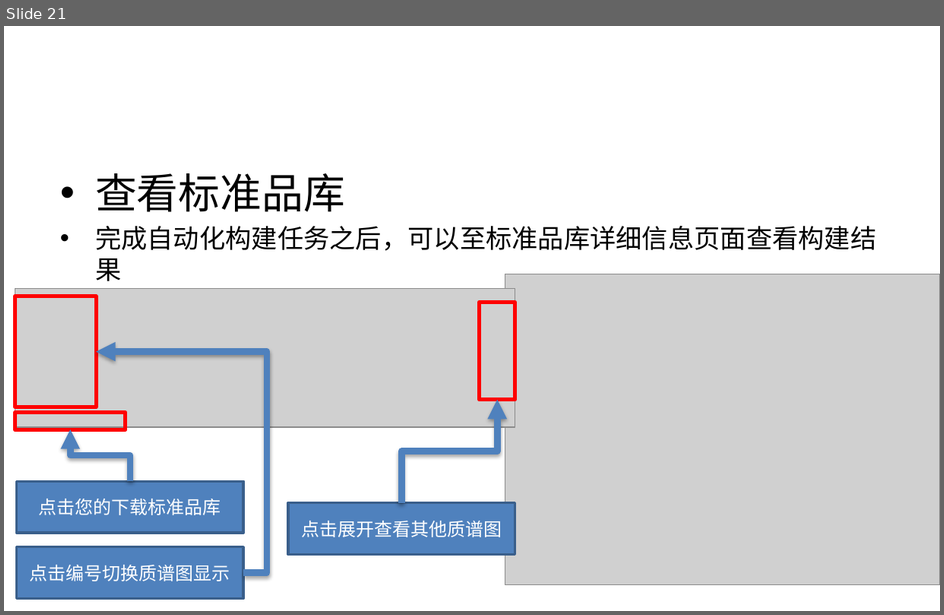
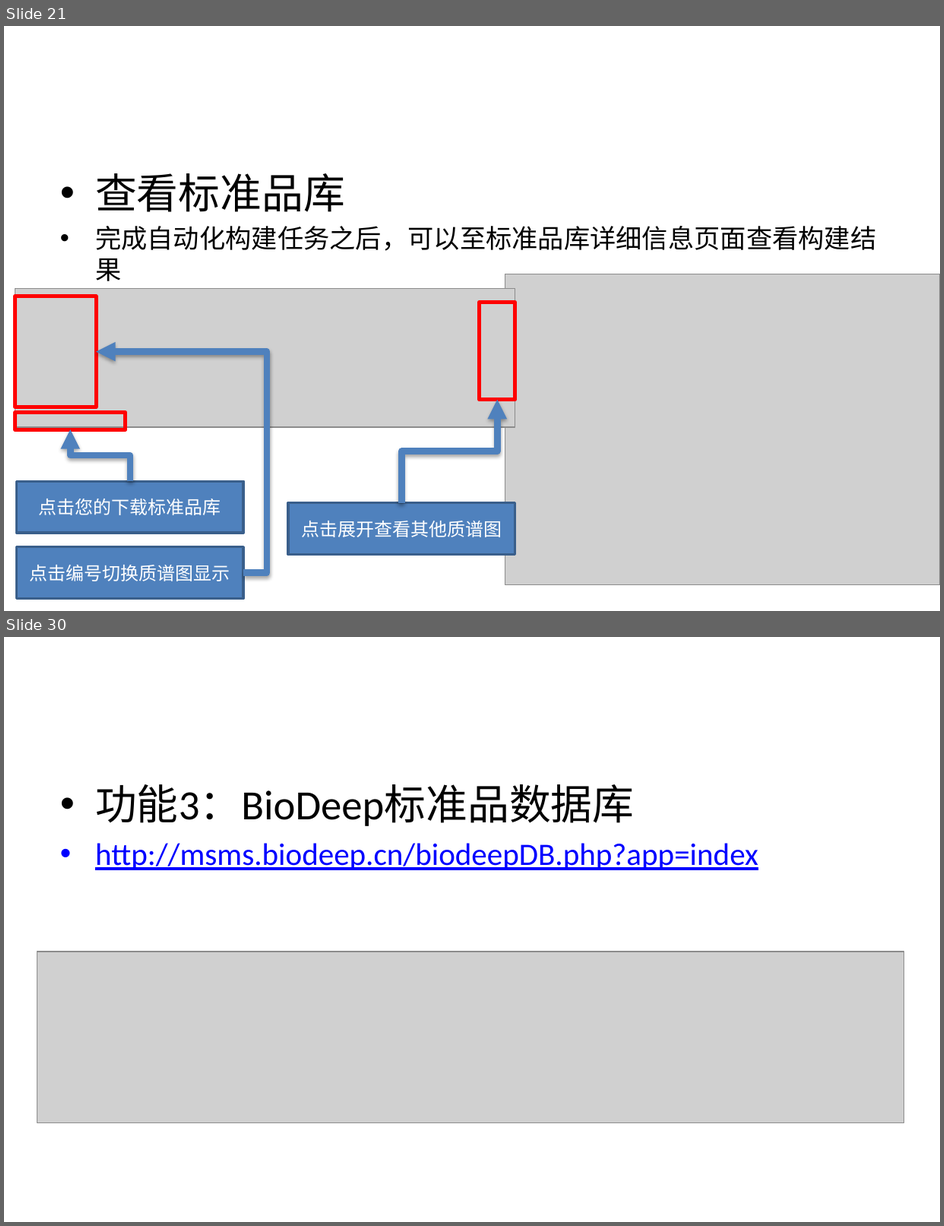
Before and after one commit to BioDeep/docs, a slide deck: Tutorials.pptx. Shown one above the other, each under a label of ours: slide 21 before the commit, slides 21 and 30 after it; the slides between them are not shown. The pictures are 944x615 and 944x1226 pixels, drawn with LibreOffice and Linux fonts; fonts in the diff are those of the drawing; grey boxes stand for pictures. Boxes give left, top, right and bottom in pixels: in the first picture for what was removed or moved away, otherwise in the second. Text is boxed around its words. In the diff, an @@ line names an element or a change of style, - is before the commit and + after.

```diff
--- a/Tutorials.pptx
+++ b/Tutorials.pptx
@@ slide 30 added at (4,637,940,1222), background #FFFFFF @@
@@ text added at (95,784,759,870), 24 pt, text #0000FF, underline @@
+• 功能3：BioDeep标准品数据库
+• http://msms.biodeep.cn/biodeepDB.php?app=index
@@ picture added at (37,952,904,1123) @@
```
Also in this commit, not shown: 10 other slides added.
